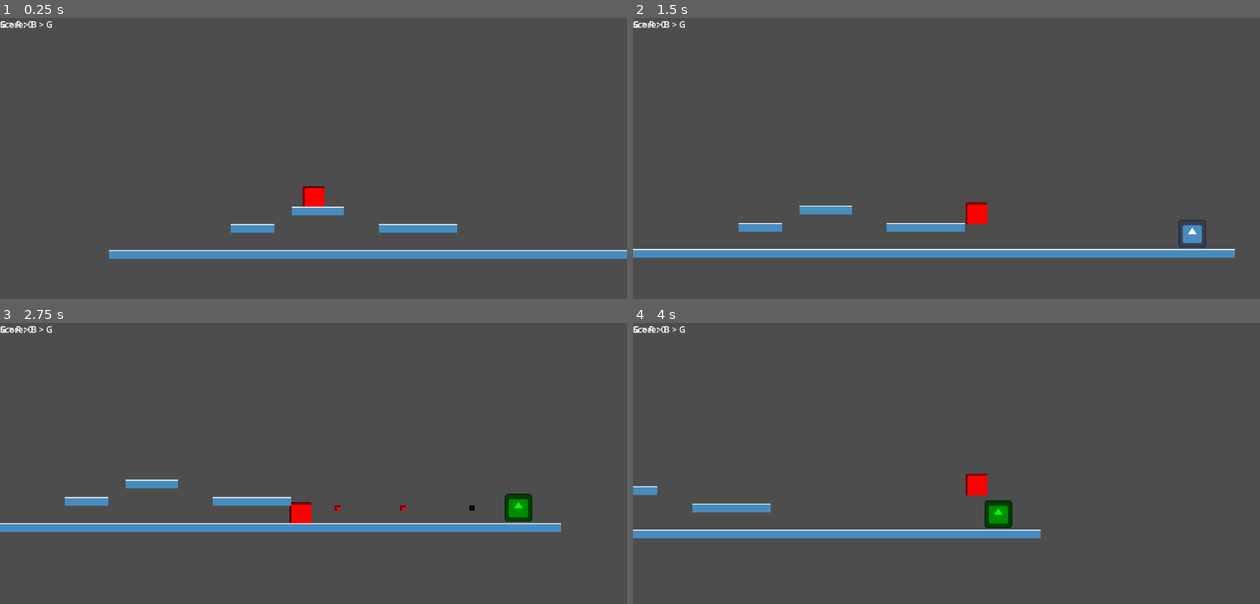
Above: before the commit, frames 1-4 (two rows, left to right).
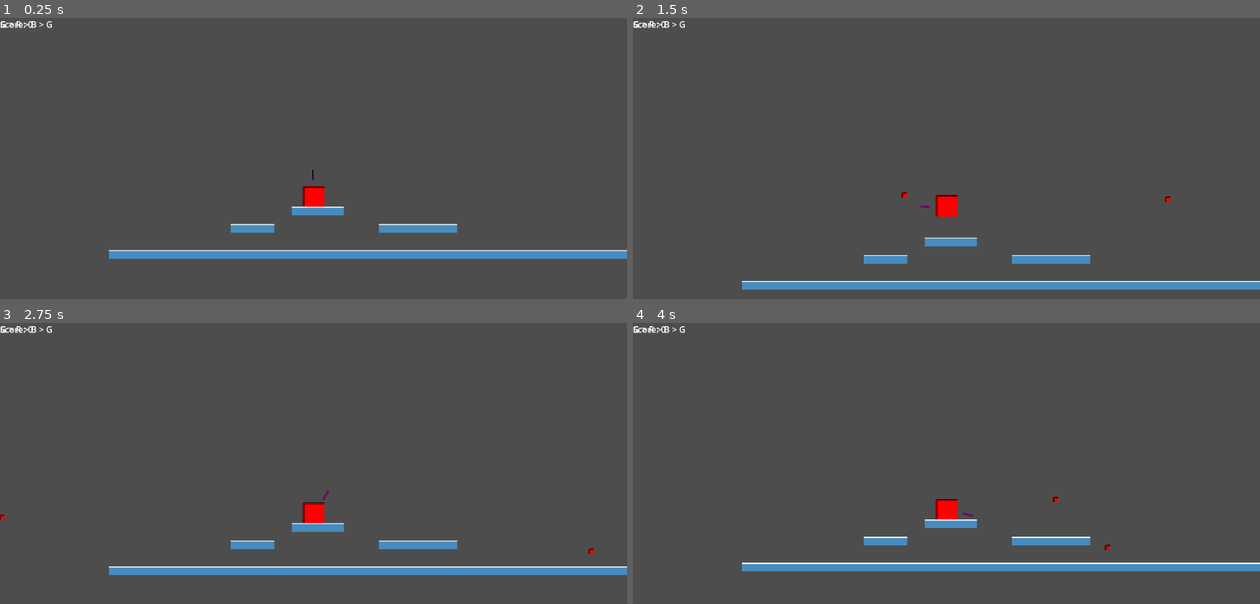
Above: after the commit, the same moments.

Repository: erlint1212/prosjekt-kristiania
Game: Godot game, scene res://levels/level_01.tscn
The game is run twice, just before and just after one commit, with the same random seed, the same clock (stepped at 60 frames per second) and the same inputs. The engine's default icon, where the game draws it, is replaced by a stand-in: a white triangle on a blue panel in a dark square.
Inputs (mouse positions are in pixels of both pictures, inside the frame that each line leads up to):
- Up to frame 1 (0.25 s): no input
- Up to frame 2 (1.5 s): tap Enter (ui_accept) at 0.5, 0.6 s; move the mouse to (1084, 175) at 0.52 s; press the mouse at (1084, 175) at 0.53 s; hold Right (ui_right) from 0.53 s (still down); tap Space (jump, bound only after the commit) at 0.77, 1.07 s; move the mouse to (821, 211) at 1.27 s; release the mouse at (821, 211) at 1.28 s; click (821, 211) at 1.35 s
- Up to frame 3 (2.75 s): tap Space (jump, bound only after the commit) at 1.52, 1.55, 1.82, 2.1 s; move the mouse to (376, 421) at 2.02 s; release Right (ui_right) at 2.03 s; hold Left (ui_left) from 2.03 s (still down); tap Enter (ui_accept) at 2.3 s
- Up to frame 4 (4 s): move the mouse to (915, 570) at 2.77 s; release Left (ui_left) at 2.78 s; hold Right (ui_right) from 2.78 s (still down); tap Enter (ui_accept) at 2.85 s; tap Space (jump, bound only after the commit) at 3.02, 3.32, 3.77, 3.8 s; click (915, 570) at 3.05 s; move the mouse to (1134, 550) at 3.52 s; press the mouse at (1134, 550) at 3.53 s

The runs differ from the first frame. In frame 1, less than 0.1% of the frame differs, in the area x 49-51%, y 54-58%; in frame 2, 7.8%, in the area x 0-100%, y 61-97%; in frame 3, 7.7%; in frame 4, 7.1%.

Commit message:
Added simple player gun

Diff:
--- a/characters/enemies/simple_shooter.gd
+++ b/characters/enemies/simple_shooter.gd
@@ -1,13 +1,15 @@
 extends CharacterBody2D
 
 enum ColorState { RED, GREEN, BLUE }
+
+# --- ADD THIS LINE ---
+# This variable allows the Bullet to "read" the enemy's current color
+var enemy_color: ColorState = ColorState.RED
 
 @export_category("Combat Settings")
 @export var bullet_scene: PackedScene
 @export var shoot_direction: Vector2 = Vector2.LEFT
 
-# Define the sequence of colors to shoot.
-# Default pattern: Red -> Red -> Green -> Blue
 @export var color_pattern: Array[ColorState] = [
 	ColorState.RED,
 	ColorState.RED,
@@ -15,55 +17,69 @@
 	ColorState.BLUE
 ]
 
+# ... (Keep Burst Settings as they are) ...
 @export_category("Burst Settings")
-@export var burst_count: int = 3      # How many bullets per burst
-@export var shot_delay: float = 0.3   # Time between shots inside a burst
-@export var reload_time: float = 2.0  # Time between bursts
+@export var burst_count: int = 3
+@export var shot_delay: float = 0.3
+@export var reload_time: float = 2.0
 
 @onready var muzzle: Marker2D = $Marker2D
 @onready var timer: Timer = $Timer
 @onready var sprite: Sprite2D = $Sprite2D
 
+@export_category("Telegraph Settings")
+@export var telegraph_time: float = 0.4
+
 var health: int = 3
-var current_pattern_index: int = 0 # Tracks position in the color_pattern array
+var current_pattern_index: int = 0
 
 func _ready() -> void:
-	# Set the timer to the "Reload" time
 	timer.wait_time = reload_time
 	timer.start()
 	timer.timeout.connect(_on_timer_timeout)
 
 func _on_timer_timeout() -> void:
-	# When timer hits 0, fire a whole burst
 	fire_burst()
 
 func fire_burst() -> void:
-	# Loop X times for the burst
 	for i in range(burst_count):
+		await telegraph_shot()
 		shoot_next_bullet()
+		await get_tree().create_timer(shot_delay).timeout
 
-		# Pause execution for a split second between shots
-		# (This creates the rapid-fire effect)
-		await get_tree().create_timer(shot_delay).timeout
+func telegraph_shot() -> void:
+	var upcoming_color = color_pattern[current_pattern_index]
+
+	# --- ADD THIS LINE ---
+	# Update the variable so the bullet knows the enemy is vulnerable NOW
+	enemy_color = upcoming_color
+
+	update_visual_color(upcoming_color)
+
+	var tween = create_tween()
+	tween.tween_property(sprite, "scale", Vector2(1.2, 0.8), telegraph_time * 0.5)
+	tween.parallel().tween_property(sprite, "modulate", Color.WHITE, telegraph_time * 0.5)
+
+	tween.tween_property(sprite, "scale", Vector2(1.0, 1.0), telegraph_time * 0.5)
+	tween.parallel().tween_property(sprite, "modulate", get_color_value(upcoming_color), telegraph_time * 0.5)
+
+	await tween.finished
 
 func shoot_next_bullet() -> void:
 	if bullet_scene == null: return
 
-	# 1. Determine which color to use from the pattern
 	var chosen_color = color_pattern[current_pattern_index]
 
-	# 2. Update the Enemy's visual color to match what it just shot
-	update_visual_color(chosen_color)
-
-	# 3. Create and Fire Bullet
 	var bullet = bullet_scene.instantiate()
 	bullet.global_position = muzzle.global_position
 	bullet.direction = shoot_direction
 	bullet.bullet_color = chosen_color
 
+	# --- OPTIONAL: Make sure the bullet knows who shot it ---
+	bullet.shooter = self
+
 	get_parent().add_child(bullet)
 
-	# 4. Advance the pattern index (Loop back to 0 if at end)
 	current_pattern_index = (current_pattern_index + 1) % color_pattern.size()
 
 func update_visual_color(state: ColorState) -> void:
--- /dev/null
+++ b/characters/player/gun.gd
@@ -0,0 +1,41 @@
+extends Node2D
+
+@export var bullet_scene: PackedScene
+@onready var muzzle: Marker2D = $Muzzle
+
+# Reference to the parent player to know what color we are
+@onready var player = get_parent()
+
+func _process(_delta: float) -> void:
+	look_at(get_global_mouse_position())
+
+	# If the mouse is to the left of the player, flip the gun vertically
+	# so the sprite isn't upside down.
+	if get_global_mouse_position().x < global_position.x:
+		scale.y = -1
+	else:
+		scale.y = 1
+
+func _unhandled_input(event: InputEvent) -> void:
+	# This now handles the Left Mouse Button automatically
+	# because we assigned it to the "shoot" action.
+	if event.is_action_pressed("shoot"):
+		shoot()
+
+func shoot() -> void:
+	if bullet_scene == null: return
+
+	var bullet = bullet_scene.instantiate()
+
+	# Set Position & Rotation
+	bullet.global_position = muzzle.global_position
+	bullet.direction = (get_global_mouse_position() - global_position).normalized()
+
+	# Inherit Color from Player
+	bullet.bullet_color = player.current_color_state
+
+	# Set "Shooter" so we don't hit ourselves immediately
+	bullet.shooter = player
+
+	# Add to world
+	player.get_parent().add_child(bullet)
--- a/characters/player/player.gd
+++ b/characters/player/player.gd
@@ -19,24 +19,20 @@
 	change_color(ColorState.RED)
 
 func _physics_process(delta: float) -> void:
-	# 1. Apply Gravity
-	# We only add gravity if we are NOT on the floor
+	# Gravity logic...
 	if not is_on_floor():
 		velocity.y += gravity * delta
 
-	# 2. Handle Jump
-	# "ui_accept" is mapped to Spacebar/Enter by default
-	if Input.is_action_just_pressed("ui_accept") and is_on_floor():
+	# 1. JUMP (Mapped to 'W' in Input Map)
+	if Input.is_action_just_pressed("jump") and is_on_floor():
 		velocity.y = jump_velocity
 
-	# 3. Handle Left/Right Movement
-	# We use get_axis now, which only checks Left (-1) and Right (+1)
-	var direction = Input.get_axis("ui_left", "ui_right")
+	# 2. LEFT/RIGHT (Mapped to 'A' and 'D' in Input Map)
+	var direction = Input.get_axis("move_left", "move_right")
 
 	if direction:
 		velocity.x = direction * speed
 	else:
-		# Slow down to 0 if no button is pressed
 		velocity.x = move_toward(velocity.x, 0, speed)
 
 	move_and_slide()
--- a/characters/player/player.tscn
+++ b/characters/player/player.tscn
@@ -1,12 +1,17 @@
 [gd_scene format=3 uid="uid://bqywkhfmeox84"]
 
 [ext_resource type="Script" uid="uid://1lkfd8mnlq7j" path="res://characters/player/player.gd" id="1_508ok"]
+[ext_resource type="Script" uid="uid://clqpibr4aj0df" path="res://characters/player/gun.gd" id="2_xxgcw"]
+[ext_resource type="PackedScene" uid="uid://b1cvwebdhvjmu" path="res://projectiles/bullet/bullet.tscn" id="3_exd8k"]
 
 [sub_resource type="RectangleShape2D" id="RectangleShape2D_508ok"]
 size = Vector2(35, 35)
 
 [sub_resource type="PlaceholderTexture2D" id="PlaceholderTexture2D_508ok"]
 size = Vector2(40, 40)
+
+[sub_resource type="PlaceholderTexture2D" id="PlaceholderTexture2D_xxgcw"]
+size = Vector2(20, 3)
 
 [node name="Player" type="CharacterBody2D" unique_id=708763606]
 script = ExtResource("1_508ok")
@@ -19,3 +24,14 @@
 
 [node name="Camera2D" type="Camera2D" parent="." unique_id=1398070464]
 position_smoothing_enabled = true
+
+[node name="Gun" type="Node2D" parent="." unique_id=608634517]
+script = ExtResource("2_xxgcw")
+bullet_scene = ExtResource("3_exd8k")
+
+[node name="Sprite2D" type="Sprite2D" parent="Gun" unique_id=511025796]
+position = Vector2(40, 0)
+texture = SubResource("PlaceholderTexture2D_xxgcw")
+
+[node name="Muzzle" type="Marker2D" parent="Gun" unique_id=1766663109]
+position = Vector2(27, 0)
--- a/project.godot
+++ b/project.godot
@@ -23,6 +23,29 @@
 
 Enemies=""
 
+[input]
+
+jump={
+"deadzone": 0.2,
+"events": [Object(InputEventKey,"resource_local_to_scene":false,"resource_name":"","device":-1,"window_id":0,"alt_pressed":false,"shift_pressed":false,"ctrl_pressed":false,"meta_pressed":false,"pressed":false,"keycode":0,"physical_keycode":32,"key_label":0,"unicode":32,"location":0,"echo":false,"script":null)
+]
+}
+shoot={
+"deadzone": 0.2,
+"events": [Object(InputEventMouseButton,"resource_local_to_scene":false,"resource_name":"","device":-1,"window_id":0,"alt_pressed":false,"shift_pressed":false,"ctrl_pressed":false,"meta_pressed":false,"button_mask":1,"position":Vector2(240, 14),"global_position":Vector2(249, 62),"factor":1.0,"button_index":1,"canceled":false,"pressed":true,"double_click":false,"script":null)
+]
+}
+move_left={
+"deadzone": 0.2,
+"events": [Object(InputEventKey,"resource_local_to_scene":false,"resource_name":"","device":-1,"window_id":0,"alt_pressed":false,"shift_pressed":false,"ctrl_pressed":false,"meta_pressed":false,"pressed":false,"keycode":0,"physical_keycode":65,"key_label":0,"unicode":97,"location":0,"echo":false,"script":null)
+]
+}
+move_right={
+"deadzone": 0.2,
+"events": [Object(InputEventKey,"resource_local_to_scene":false,"resource_name":"","device":-1,"window_id":0,"alt_pressed":false,"shift_pressed":false,"ctrl_pressed":false,"meta_pressed":false,"pressed":false,"keycode":0,"physical_keycode":68,"key_label":0,"unicode":100,"location":0,"echo":false,"script":null)
+]
+}
+
 [physics]
 
 3d/physics_engine="Jolt Physics"
--- a/projectiles/bullet/bullet.gd
+++ b/projectiles/bullet/bullet.gd
@@ -1,6 +1,6 @@
 extends Area2D
 
-# Define the same enum as the player for consistency
+# Define the same enum as the player/enemy
 enum ColorState { RED, GREEN, BLUE }
 
 @export var speed: float = 400.0
@@ -8,76 +8,82 @@
 @export var bullet_color: ColorState = ColorState.RED
 
 var direction: Vector2 = Vector2.RIGHT
-var reflected: bool = false # Tracks if the bullet has been reflected
+var reflected: bool = false
+var shooter: Node2D # The character who fired (or reflected) this bullet
 
 @onready var sprite: Sprite2D = $Sprite2D
 
 func _ready() -> void:
-	# Set visual color
+	# 1. Set visual color
 	match bullet_color:
 		ColorState.RED: sprite.modulate = Color.RED
 		ColorState.GREEN: sprite.modulate = Color.GREEN
 		ColorState.BLUE: sprite.modulate = Color.BLUE
 
-	# Delete bullet when it leaves the screen
-	$VisibleOnScreenNotifier2D.screen_exited.connect(queue_free)
+	# 2. Cleanup when off-screen (requires VisibleOnScreenNotifier2D child node)
+	if has_node("VisibleOnScreenNotifier2D"):
+		$VisibleOnScreenNotifier2D.screen_exited.connect(queue_free)
 
-	# Connect collision signal
+	# 3. Connect collision
 	body_entered.connect(_on_body_entered)
 
 func _physics_process(delta: float) -> void:
 	position += direction * speed * delta
 
 func _on_body_entered(body: Node2D) -> void:
-	# 1. Logic if we hit the Player
-	if body.name == "Player":
-		handle_player_collision(body)
+	# Ignore the person who shot this bullet so you don't hit yourself
+	if body == shooter:
+		return
 
-	# 2. Logic if we hit an Enemy (only if reflected)
-	elif body.is_in_group("Enemies") and reflected:
-		if body.has_method("take_damage"):
-			body.take_damage(damage)
-		queue_free() # Destroy bullet
+	# If we hit a Wall/Floor
+	if body is TileMapLayer:
+		queue_free()
+		return
 
-	# 3. Logic if we hit a Wall
-	elif body is TileMapLayer:
+	# If we hit a Character (Player OR Enemy)
+	# We check if they have the color property (Player uses 'current_color_state', Enemy uses 'enemy_color')
+	if "current_color_state" in body or "enemy_color" in body:
+		handle_character_collision(body)
+
+func handle_character_collision(target: Node2D) -> void:
+	# Normalize property names
+	var target_color = null
+	if "current_color_state" in target:
+		target_color = target.current_color_state
+	elif "enemy_color" in target:
+		target_color = target.enemy_color
+
+	# CASE A: Same Color -> Phase Through
+	if target_color == bullet_color:
+		return
+
+	# CASE B: "Reflect" Color (Cycle: Green > Red > Blue > Green)
+	var is_reflect_match = false
+	match bullet_color:
+		ColorState.RED:   is_reflect_match = (target_color == ColorState.GREEN)
+		ColorState.GREEN: is_reflect_match = (target_color == ColorState.BLUE)
+		ColorState.BLUE:  is_reflect_match = (target_color == ColorState.RED)
+
+	if is_reflect_match:
+		reflect_bullet(target)
+
+	# CASE C: "Damage" Color
+	else:
+		if target.has_method("take_damage"):
+			target.take_damage(damage)
 		queue_free()
 
-func handle_player_collision(player: Node2D) -> void:
-	# Get the player's current color
-	var p_color = player.current_color_state
-
-	# CASE A: Same Color -> Phase Through
-	if p_color == bullet_color:
-		# Do nothing! The bullet keeps flying through.
-		return
-
-	# CASE B: "Reflect" Color (We define the cycle here)
-	# Example: Red reflects Green, Green reflects Blue, Blue reflects Red
-	var is_reflect_match = false
-
-	match bullet_color:
-		ColorState.RED:   is_reflect_match = (p_color == ColorState.GREEN)
-		ColorState.GREEN: is_reflect_match = (p_color == ColorState.BLUE)
-		ColorState.BLUE:  is_reflect_match = (p_color == ColorState.RED)
-
-	if is_reflect_match:
-		reflect_bullet()
-
-	# CASE C: "Damage" Color (The remaining option)
-	else:
-		if player.has_method("take_damage"):
-			player.take_damage(damage)
-		queue_free() # Destroy bullet on impact
-
-func reflect_bullet() -> void:
-	if reflected: return # Prevent double reflection if needed
+func reflect_bullet(new_shooter: Node2D) -> void:
+	if reflected: return
 
 	reflected = true
-	direction = -direction # Reverse direction
-	speed *= 1.5 # Optional: Make it return faster!
+	direction = -direction
+	speed *= 1.5 # Return faster
 
-	# CRITICAL: Change collision mask so it no longer hits the player
-	# but can now hit enemies.
-	set_collision_mask_value(1, false) # Stop looking for Player (Layer 1)
-	set_collision_mask_value(3, true)  # Start looking for Enemies (Layer 3)
+	# The person who reflected it is now the "shooter"
+	shooter = new_shooter
+
+	# Reset collision masks to hit EVERYTHING except the new shooter
+	# We turn on both mask 1 (Player) and 3 (Enemy) so it can hit anyone else
+	set_collision_mask_value(1, true)
+	set_collision_mask_value(3, true)
Not shown, added: characters/player/gun.gd.uid
